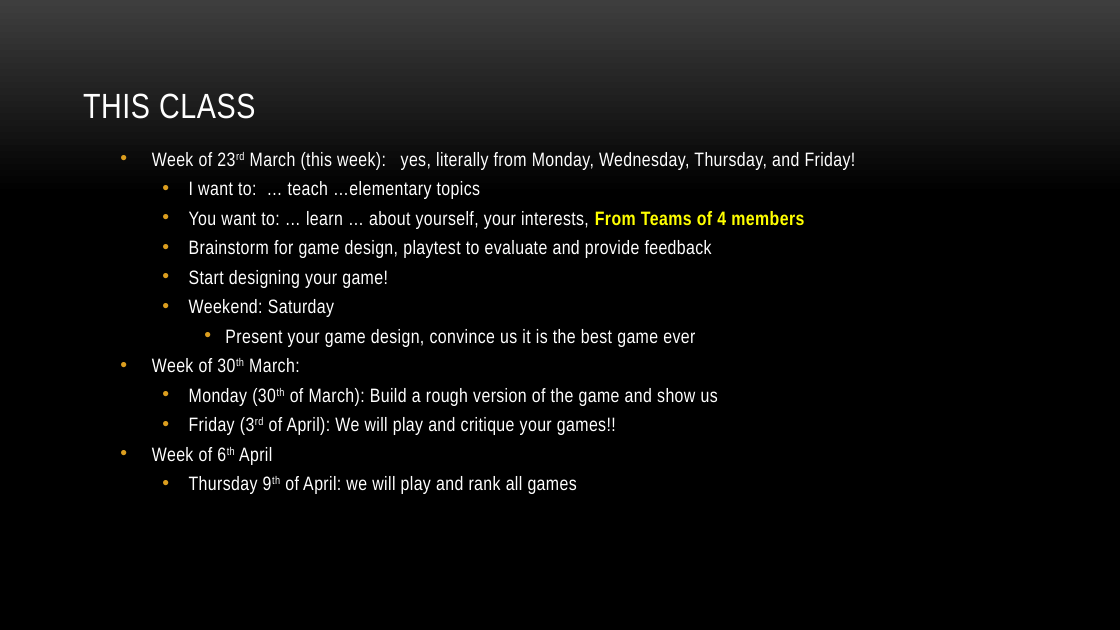
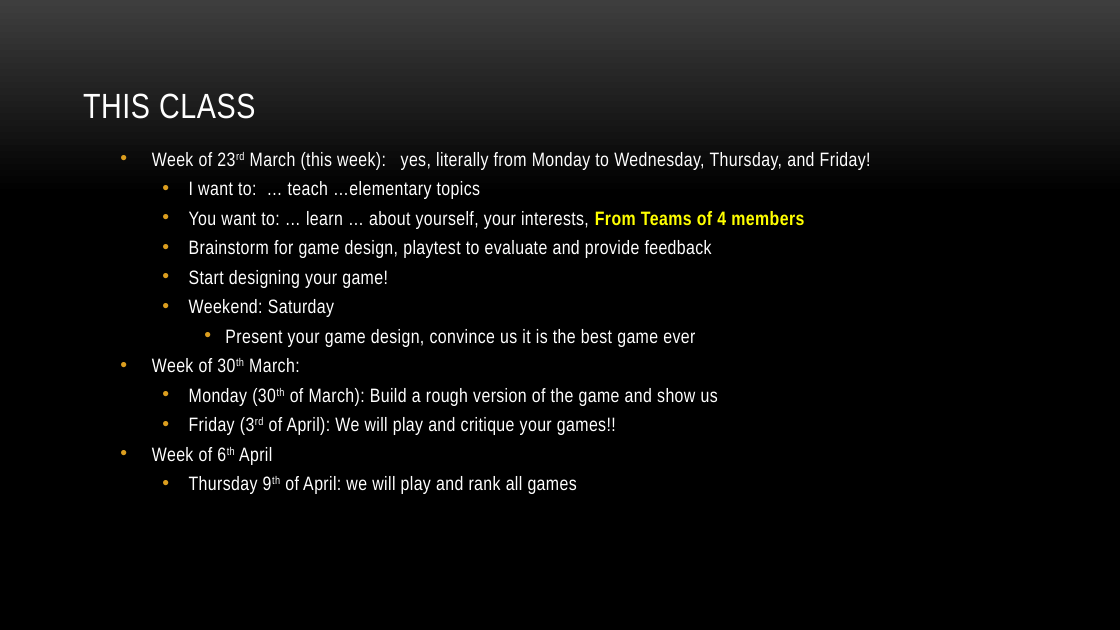
Before and after one commit to myuwbclasses/IntroGameDev-XJTU, a slide deck: slide 10 of PPT/Intro.pptx. Drawn at 1120x630 pixels with LibreOffice and Linux fonts; fonts in the diff are those of the drawing; background and template pictures are left out. Boxes give left, top, right and bottom in pixels: in the first picture for what was removed or moved away, otherwise in the second. Text is boxed around its words. In the diff, an @@ line names an element or a change of style, - is before the commit and + after.

Commit message:
Last update before class.

```diff
--- a/PPT/Intro.pptx
+++ b/PPT/Intro.pptx
@@ text at (152, 152, 871, 170): text changed @@
-• Week of 23rd March (this week): yes, literally from Monday, Wednesday, Thursday, and Friday!
+• Week of 23rd March (this week): yes, literally from Monday to Wednesday, Thursday, and Friday!
```
Also in this commit, not shown: 3 other slides changed, 1 other file.
